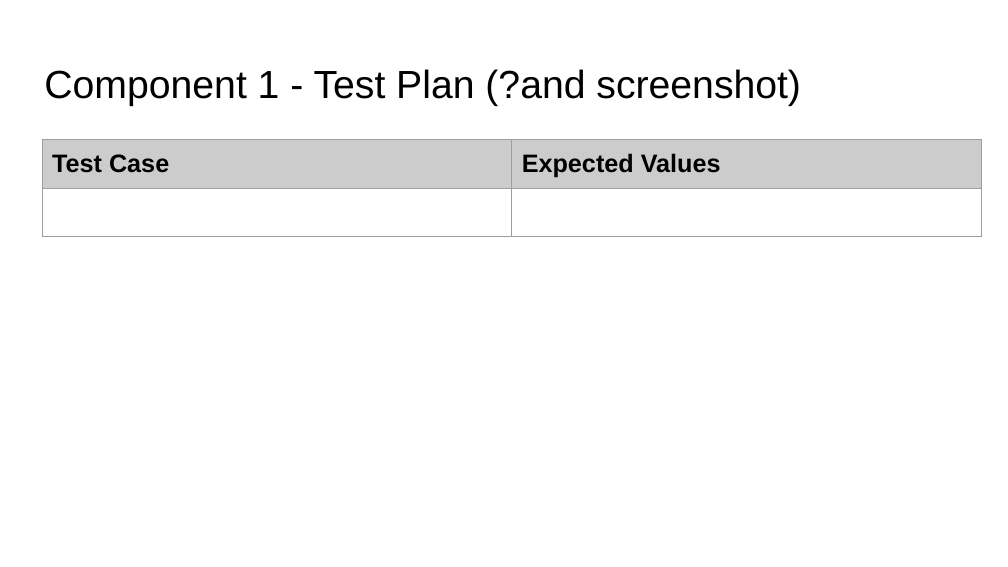
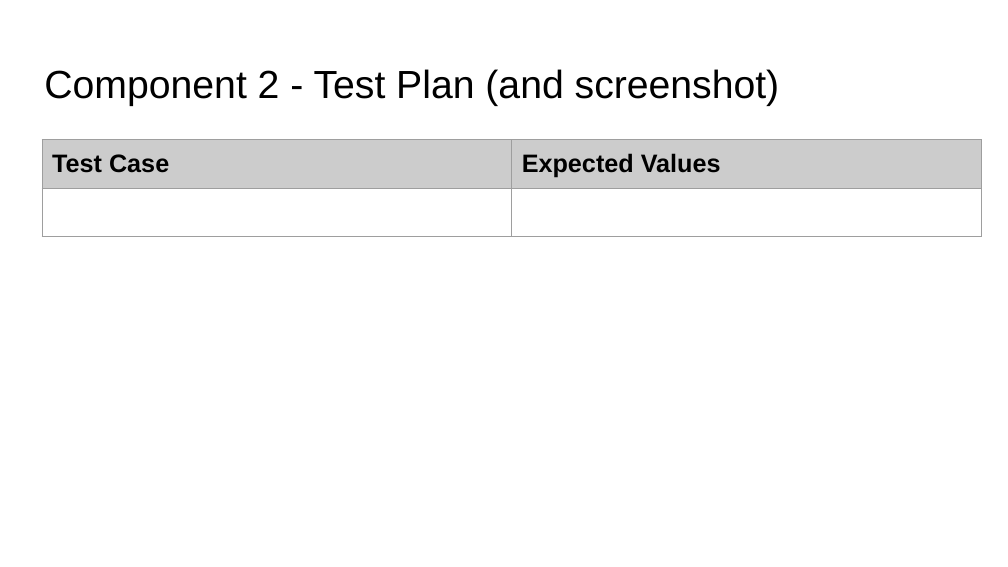
Before and after one commit to xkiio/desktop-tutorial, a slide deck: slide 7 of 022_91893+_+91897+Documentation.pptx (slide 5 before the commit). Drawn at 1008x567 pixels with LibreOffice and Linux fonts; fonts in the diff are those of the drawing. Boxes give left, top, right and bottom in pixels: in the first picture for what was removed or moved away, otherwise in the second. Text is boxed around its words. In the diff, an @@ line names an element or a change of style, - is before the commit and + after.

```diff
--- a/022_91893+_+91897+Documentation.pptx
+++ b/022_91893+_+91897+Documentation.pptx
@@ title at [44, 69, 780, 106]: text changed @@
-Component 1 - Test Plan (?and screenshot)
+Component 2 - Test Plan (and screenshot)
```
Also in this commit, not shown: 2 other slides changed, 3 slides added, 1 slide removed, 2 other files.
